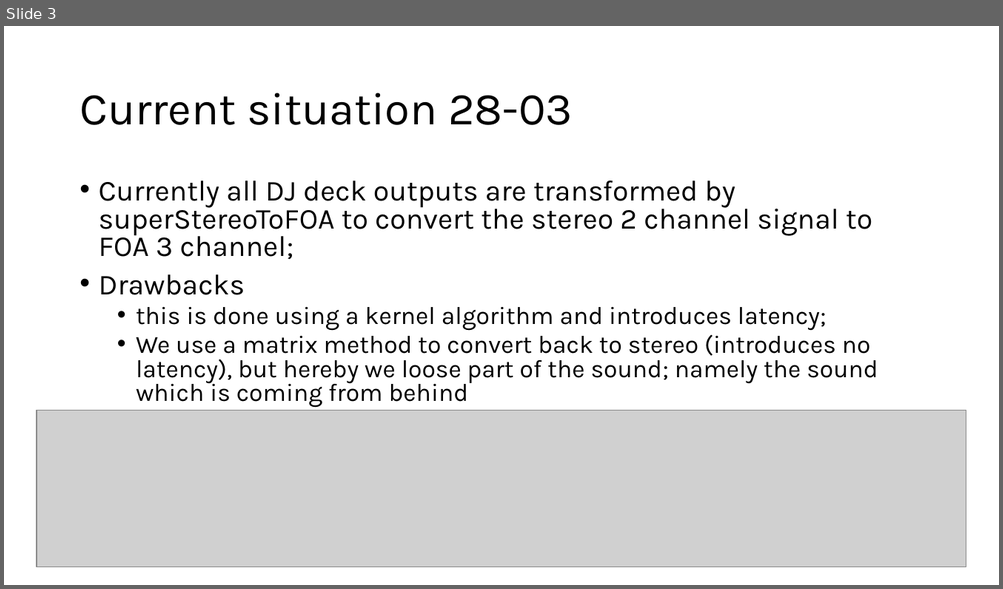
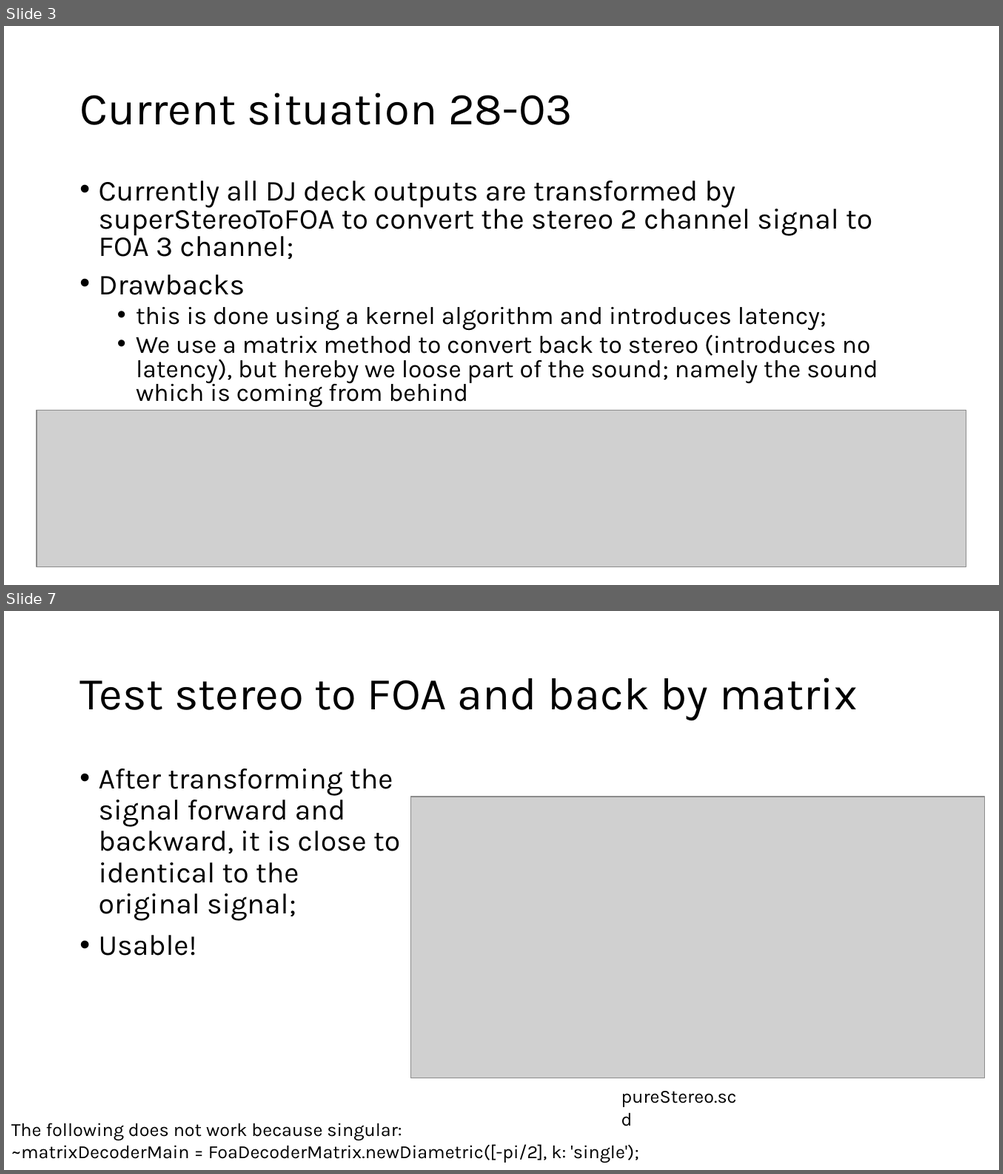
Before and after one commit to pier3100/SUDJ-peripheral, a slide deck: Design Log/Surround Sound.pptx. Shown one above the other, each under a label of ours: slide 3 before the commit, slides 3 and 7 after it; the slides between them are not shown. The pictures are 1003x589 and 1003x1174 pixels, drawn with LibreOffice and Linux fonts; fonts in the diff are those of the drawing; grey boxes stand for pictures. Boxes give left, top, right and bottom in pixels: in the first picture for what was removed or moved away, otherwise in the second. Text is boxed around its words. In the diff, an @@ line names an element or a change of style, - is before the commit and + after.

Commit message:
"pureStereo"

```diff
--- a/Design Log/Surround Sound.pptx
+++ b/Design Log/Surround Sound.pptx
@@ slide 7 added at <box>4,611,999,1170</box>, background #FFFFFF @@
@@ title added at <box>79,678,857,721</box>, 44 pt, text #000000 @@
+Test stereo to FOA and back by matrix
@@ text added at <box>99,769,400,956</box>, 28 pt, text #000000 @@
+• After transforming the signal forward and backward, it is close to identical to the original signal;
+• Usable!
@@ picture added at <box>410,797,984,1078</box> @@
@@ text added at <box>621,1091,737,1108</box>, 18 pt, text #000000 @@
+pureStereo.scd
@@ text added at <box>11,1123,638,1164</box>, 18 pt, text #000000 @@
+The following does not work because singular:
+~matrixDecoderMain = FoaDecoderMatrix.newDiametric([-pi/2], k: 'single');
```
Also in this commit, not shown: 3 other slides added, 7 other files.
